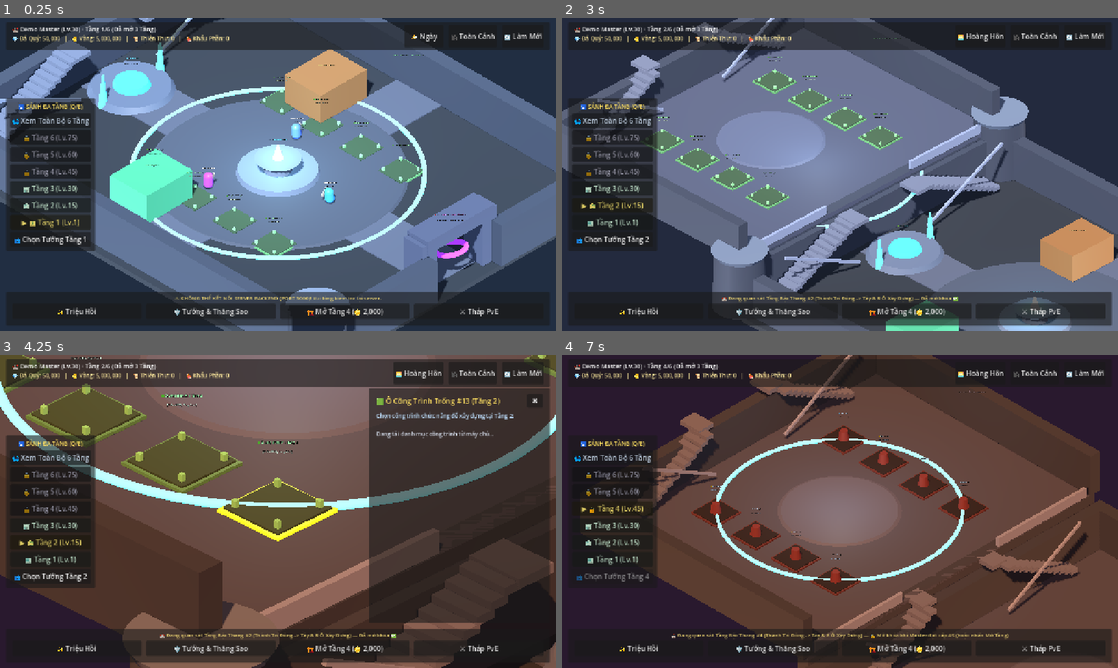
Above: before the commit, frames 1-4 (two rows, left to right).
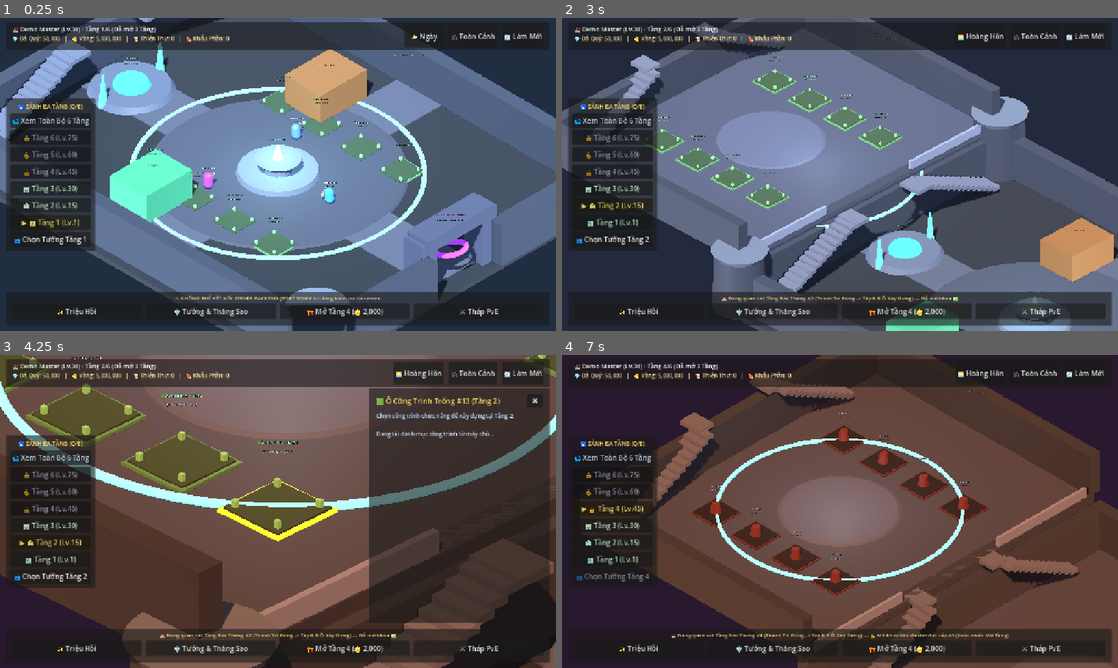
Above: after the commit, the same moments.

Repository: Zombie3012/infinity_gacha
Game: Godot game, scene res://scenes/base/isometric_base_3d.tscn
The game is run twice, just before and just after one commit, with the same random seed, the same clock (stepped at 60 frames per second) and the same inputs.
Inputs (mouse positions are in pixels of both pictures, inside the frame that each line leads up to):
- Up to frame 1 (0.25 s): no input
- Up to frame 2 (3 s): click "🌤️ Ngày" at 0.5 s; click "🌅 Hoàng Hôn" at 1.25 s; click "🌙 Đêm" at 2 s; tap Enter at 2.75 s; move the mouse to (962, 158) at 2.77 s; hold D from 2.78 s (still down); tap E at 2.85 s; click (962, 158) at 2.92 s
- Up to frame 3 (4.25 s): release D at 3.5 s; drag from (166, 527) to (250, 574) at 3.52 s
- Up to frame 4 (7 s): move the mouse to (895, 442) at 4.27 s; hold D 4.28-5 s; tap E at 4.35, 6.6 s; drag from (812, 574) to (673, 464) at 5.02 s; click "🎥 Toàn Cảnh" at 5.75 s; move the mouse to (1006, 558) at 6.52 s; hold A from 6.53 s (still down)

The runs differ from the first frame. In frame 1, 0.2% of the frame differs, in the area x 0-35%, y 0-33%; in frame 2, 0.9%; in frame 3, 0.2%; in frame 4, 1.0%, in the area x 16-95%, y 0-98%.

Commit message:
fix(lobby): remove floating diagonal railing bars from staircases

Diff:
--- a/client-godot/scenes/base/isometric_base_3d.gd
+++ b/client-godot/scenes/base/isometric_base_3d.gd
@@ -580,23 +580,6 @@
 			s_step.material_override = stair_mat
 			twin_stairs.add_child(s_step)
 
-		# Stone balustrade railings along the inner courtyard edges of both staircases
-		var n_rail := MeshInstance3D.new()
-		var r_box := BoxMesh.new()
-		r_box.size = Vector3(0.24, 0.28, 11.8)
-		n_rail.mesh = r_box
-		n_rail.position = Vector3(-20.1, (FLOOR_HEIGHT * 0.5) + 0.55, -10.15)
-		n_rail.rotation = Vector3(atan2(FLOOR_HEIGHT, 10.7), 0.0, 0.0)
-		n_rail.material_override = rail_mat
-		twin_stairs.add_child(n_rail)
-
-		var s_rail := MeshInstance3D.new()
-		s_rail.mesh = r_box
-		s_rail.position = Vector3(-20.1, (FLOOR_HEIGHT * 0.5) + 0.55, 10.15)
-		s_rail.rotation = Vector3(-atan2(FLOOR_HEIGHT, 10.7), 0.0, 0.0)
-		s_rail.material_override = rail_mat
-		twin_stairs.add_child(s_rail)
-
 		# Upper stone landing platforms connecting the top of the stairs directly to Floor 2 terrace
 		for z_side in [-4.4, 4.4]:
 			var landing := MeshInstance3D.new()
@@ -818,23 +801,6 @@
 			s_step.position = Vector3(-UPPER_TERRACE_HALF_WIDTH + 1.6, sy, s_sz)
 			s_step.material_override = stair_mat
 			terrace_root.add_child(s_step)
-
-		# Stone balustrade railings along the inner terrace edges of the staircases
-		var n_rail := MeshInstance3D.new()
-		var r_box := BoxMesh.new()
-		r_box.size = Vector3(0.22, 0.26, 10.4)
-		n_rail.mesh = r_box
-		n_rail.position = Vector3(-UPPER_TERRACE_HALF_WIDTH + 2.8, (FLOOR_HEIGHT * 0.5) + 0.55, -8.85)
-		n_rail.rotation = Vector3(atan2(FLOOR_HEIGHT, 9.3), 0.0, 0.0)
-		n_rail.material_override = rail_mat
-		terrace_root.add_child(n_rail)
-
-		var s_rail := MeshInstance3D.new()
-		s_rail.mesh = r_box
-		s_rail.position = Vector3(-UPPER_TERRACE_HALF_WIDTH + 2.8, (FLOOR_HEIGHT * 0.5) + 0.55, 8.85)
-		s_rail.rotation = Vector3(-atan2(FLOOR_HEIGHT, 9.3), 0.0, 0.0)
-		s_rail.material_override = rail_mat
-		terrace_root.add_child(s_rail)
 
 		# Upper landing connectors bridging into next terrace
 		for z_side in [-4.4, 4.4]:
